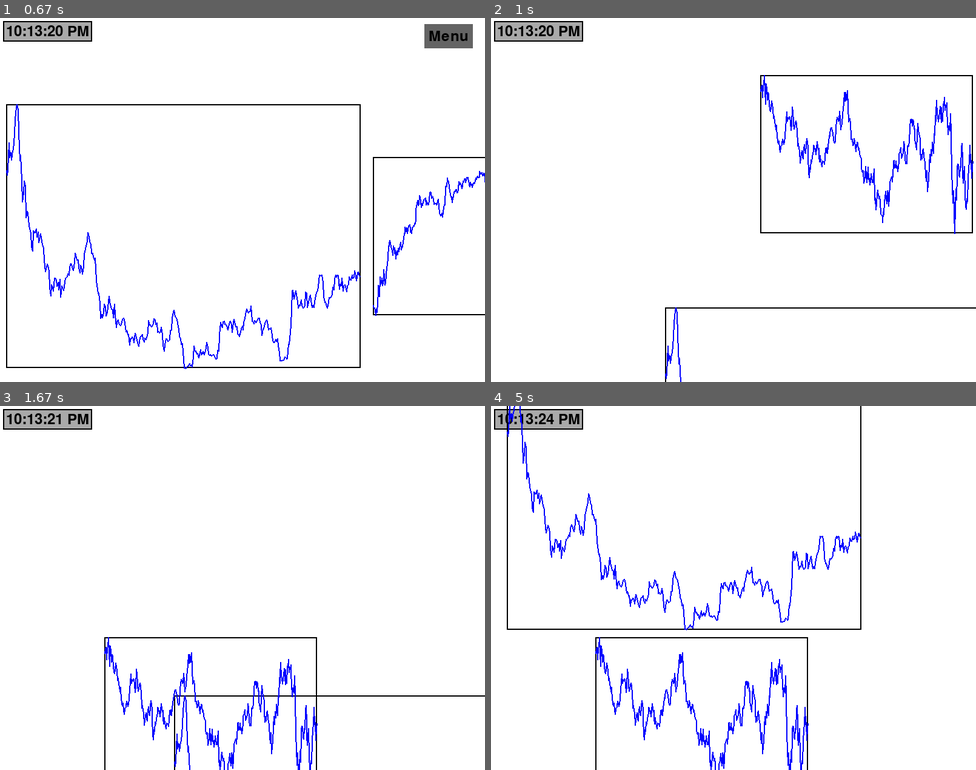
Above: before the commit, frames 1-4 (two rows, left to right).
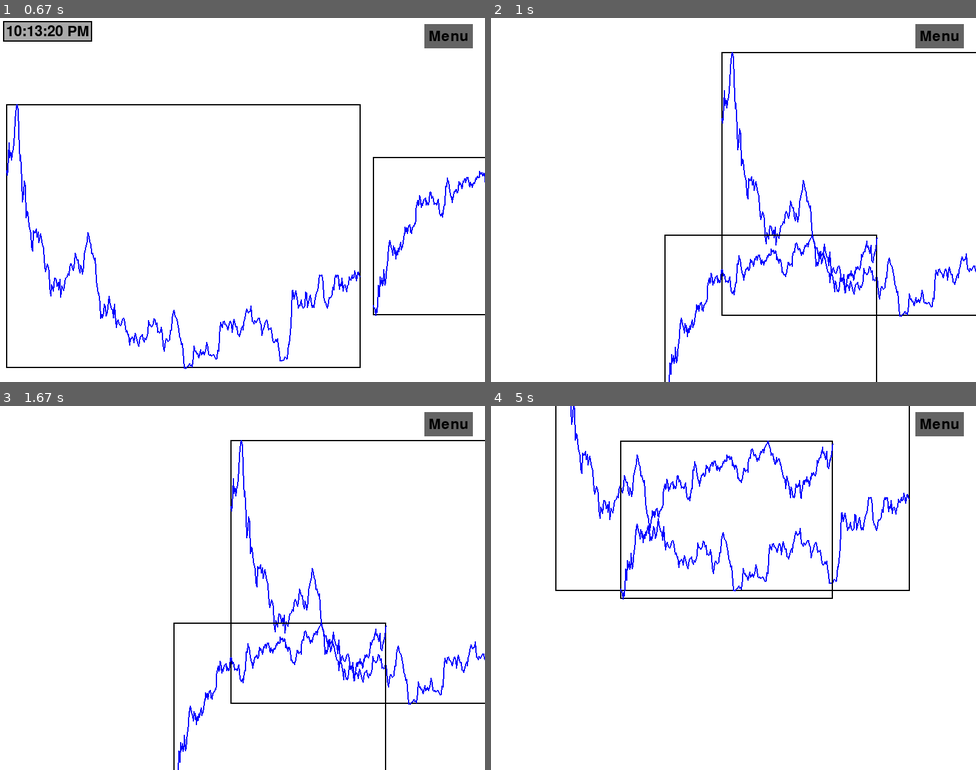
Above: after the commit, the same moments.

Repository: lordyabu/stockgame
Game: pygame game, started from main.py
The game is run twice, just before and just after one commit, with the same random seed, the same clock (stepped at 60 frames per second) and the same inputs.
Inputs (mouse positions are in pixels of both pictures, inside the frame that each line leads up to):
- Up to frame 1 (0.67 s): tap Enter at 0.33 s
- Up to frame 2 (1 s): press the mouse at (946, 134) at 0.7 s; move the mouse to (830, 214) at 0.8 s; release the mouse at (709, 294) at 0.93 s
- Up to frame 3 (1.67 s): press the mouse at (446, 424) at 1.03 s; move the mouse to (358, 449) at 1.13 s; release the mouse at (266, 478) at 1.27 s; press the mouse at (455, 489) at 1.37 s; move the mouse to (373, 577) at 1.47 s; release the mouse at (291, 664) at 1.6 s
- Up to frame 4 (5 s): press the mouse at (772, 693) at 1.7 s; move the mouse to (791, 588) at 1.8 s; release the mouse at (820, 486) at 1.93 s; press the mouse at (772, 693) at 2.03 s; move the mouse to (772, 653) at 2.13 s; release the mouse at (772, 609) at 2.27 s; press the mouse at (772, 617) at 2.37 s; move the mouse to (772, 551) at 2.47 s; release the mouse at (777, 486) at 2.6 s; press the mouse at (777, 486) at 2.7 s; move the mouse to (791, 522) at 2.8 s; release the mouse at (801, 558) at 2.93 s; press the mouse at (883, 486) at 3.03 s; move the mouse to (811, 595) at 3.13 s; release the mouse at (743, 704) at 3.27 s; press the mouse at (811, 642) at 3.37 s; move the mouse to (723, 551) at 3.47 s; release the mouse at (641, 464) at 3.6 s; press the mouse at (665, 507) at 3.7 s; move the mouse to (733, 609) at 3.8 s; release the mouse at (806, 715) at 3.93 s; press the mouse at (777, 486) at 4.03 s; move the mouse to (811, 595) at 4.13 s; release the mouse at (840, 704) at 4.27 s; press the mouse at (840, 693) at 4.37 s; move the mouse to (806, 580) at 4.47 s; release the mouse at (772, 471) at 4.6 s; press the mouse at (840, 693) at 4.7 s; move the mouse to (782, 602) at 4.8 s; release the mouse at (723, 511) at 4.93 s

Frame 1 is identical in both runs. In frame 2, 6.3% of the frame differs, in the area x 0-100%, y 0-100%; in frame 3, 6.0%; in frame 4, 7.7%, in the area x 0-98%, y 0-100%.

Commit message:
Base table and slider working

Diff:
--- /dev/null
+++ b/analysis/slider.py
@@ -0,0 +1,87 @@
+import pygame
+from utils.observer_pattern import Observable
+from core.graph import Graph
+
+class Slider(Observable):
+    def __init__(self, x, y, width, min_value, max_value):
+        super().__init__()
+        self.x = x
+        self.y = y
+        self.width = width
+        self.height = 20
+        self.min_value = min_value
+        self.max_value = max_value
+        self.current_value = self.min_value
+        self.handle_width = self.width * 0.05
+        self.handle_color = (0, 128, 255)  # Blue
+        self.track_color = (200, 200, 200)  # Grey
+
+        # Additional attribute to check if the handle is being dragged
+        self.dragging = False
+
+    def display(self, screen):
+        pygame.draw.rect(screen, self.track_color, (self.x, self.y, self.width, self.height))
+        handle_x = self.x + (self.current_value - self.min_value) / (self.max_value - self.min_value) * (
+                    self.width - self.handle_width)
+        pygame.draw.rect(screen, self.handle_color, (handle_x, self.y, self.handle_width, self.height))
+
+    def handle_events(self, event):
+        handle_x = self.x + (self.current_value - self.min_value) / (self.max_value - self.min_value) * (
+                self.width - self.handle_width)
+        if event.type == pygame.MOUSEBUTTONDOWN:
+            if event.button == 1:
+                # Check if the click is within the handle's boundaries
+                if handle_x <= event.pos[0] <= handle_x + self.handle_width and self.y <= event.pos[
+                    1] <= self.y + self.height:
+                    self.dragging = True
+        elif event.type == pygame.MOUSEBUTTONUP:
+            if event.button == 1:
+                self.dragging = False
+        elif event.type == pygame.MOUSEMOTION:
+            if self.dragging:
+                rel_x = event.pos[0] - self.x
+                self.current_value = (rel_x / self.width) * (self.max_value - self.min_value) + self.min_value
+                self.current_value = max(min(self.current_value, self.max_value), self.min_value)
+
+                # Notify observers about the change
+                self.notify_observers(self.current_value)
+
+
+
+
+# Colors
+WHITE = (255, 255, 255)
+
+# Screen dimensions
+WIDTH, HEIGHT = 800, 600
+
+if __name__ == "__main__":
+    pygame.init()
+
+    screen = pygame.display.set_mode((WIDTH, HEIGHT))
+    pygame.display.set_caption('Graph Test')
+
+
+    # Instantiate graph and make it observe the slider
+    test_graph = Graph(data_file='./data/PriceDay.csv')  # Replace with the correct path if needed
+    if test_graph.df is not None:
+        slider_max_value = len(test_graph.df) - 1
+    else:
+        slider_max_value = 100  # Default value if the DataFrame is not available.
+
+    slider = Slider(100, 550, 400, 0, slider_max_value)
+    slider.add_observer(test_graph)
+
+    running = True
+    while running:
+        for event in pygame.event.get():
+            if event.type == pygame.QUIT:
+                running = False
+            slider.handle_events(event)
+
+        screen.fill(WHITE)
+        test_graph.display(screen)
+        slider.display(screen)  # Ensure you're drawing the slider
+        pygame.display.flip()
+
+    pygame.quit()
--- /dev/null
+++ b/analysis/table.py
@@ -0,0 +1,72 @@
+import pygame
+from utils.observer_pattern import Observable, Observer
+from core.graph import Graph
+from analysis.slider import Slider
+
+# Colors
+WHITE = (255, 255, 255)
+
+# Screen dimensions
+WIDTH, HEIGHT = 800, 600
+
+class DataTable(Observer):
+    def __init__(self, x, y, df, font):
+        self.x = x
+        self.y = y
+        self.df = df
+        self.font = font
+        self.current_price = None
+
+    def set_row(self, index):
+        if 0 <= index < len(self.df):
+            self.current_price = self.df['Price'].iloc[index]
+
+    def display(self, screen):
+        if self.current_price is not None:
+            text = self.font.render(f"Price: {self.current_price}", True, (0, 0, 0))
+            screen.blit(text, (self.x, self.y))
+
+    def handle_events(self, event):
+        # Handle scrolling, row selection, etc.
+        pass
+
+    def update(self, value):
+        # Set the row to display based on the slider's value.
+        self.set_row(int(value))
+
+
+if __name__ == "__main__":
+    pygame.init()
+    pygame.font.init()
+
+    screen = pygame.display.set_mode((WIDTH, HEIGHT))
+    pygame.display.set_caption('Interactive Data Visualization')
+
+    # Graph instance
+    test_graph = Graph(data_file='./data/PriceDay.csv')
+
+    # Slider instance
+    test_slider = Slider(x=50, y=500, width=700, min_value=0, max_value=len(test_graph.df) - 1)
+
+    # DataTable instance
+    font = pygame.font.SysFont(None, 24)
+    data_table = DataTable(x=650, y=50, df=test_graph.df, font=font)
+
+    # Add the DataTable and Graph as observers of the slider
+    test_slider.add_observer(test_graph)
+    test_slider.add_observer(data_table)
+
+    running = True
+    while running:
+        for event in pygame.event.get():
+            if event.type == pygame.QUIT:
+                running = False
+            test_slider.handle_events(event)
+
+        screen.fill(WHITE)
+        test_graph.display(screen)
+        test_slider.display(screen)
+        data_table.display(screen)
+        pygame.display.flip()
+
+    pygame.quit()
--- a/core/graph.py
+++ b/core/graph.py
@@ -1,6 +1,7 @@
 import pygame
 import pandas as pd
 from core.clock import Clock
+from utils.observer_pattern import Observer
 # Colors
 WHITE = (255, 255, 255)
 
@@ -8,7 +9,7 @@
 WIDTH, HEIGHT = 800, 600
 
 
-class Graph:
+class Graph(Observer):
     """
     A class for plotting and displaying graphs on a Pygame screen.
 
@@ -76,13 +77,24 @@
 
         self.rect = pygame.Rect(self.x - 5, self.y - 5, self.width + 10, self.height + 10)
 
-    def display(self, screen):
+
+
+        self.current_time_highlight = None  # New attribute to hold the current time from the slider.
+        self.point_radius = 5  # Size of the point to display on the graph for the current time.
+
+        self.highlight_index = None
+
+    def set_highlight_index(self, index):
         """
-        Display the graph on the Pygame screen.
+        Set the index to be highlighted.
 
         Args:
-            screen (pygame.Surface): The Pygame surface where the graph will be displayed.
+            index (int): The index to be highlighted.
         """
+        self.highlight_index = index
+
+    def display(self, screen):
+        # Draw the rectangle boundary of the graph
         pygame.draw.rect(screen, (0, 0, 0), (self.x, self.y, self.width, self.height), 2)
 
         # Plot data if df exists
@@ -105,6 +117,16 @@
                 prev_x_pos = x_pos
                 prev_y_pos = y_pos
 
+            # Add the code to display a point for the highlighted index
+            if self.highlight_index is not None and 0 <= self.highlight_index < len(self.df):
+                x_pos = self.x + (self.width / len(self.df) * self.highlight_index)
+                price = self.df['Price'].iloc[self.highlight_index]
+                price_normalized = (price - min_price) / (max_price - min_price)
+                y_pos = self.y + self.height - (self.height * price_normalized)
+
+                pygame.draw.circle(screen, (255, 0, 0), (int(x_pos), int(y_pos)),
+                                   self.point_radius)  # Drawing a red dot
+
         self.rect = pygame.Rect(self.x - 5, self.y - 5, self.width + 10, self.height + 10)
 
     def update_position(self, dx, dy):
@@ -117,6 +139,14 @@
         """
         self.x += dx
         self.y += dy
+
+    def update(self, value):
+        """Called when the slider's value changes."""
+        # Update the highlight index based on the received value.
+        if self.df is not None:
+            self.highlight_index = int(value)
+            # Ensure the value is within the dataframe's bounds.
+            self.highlight_index = max(0, min(len(self.df) - 1, self.highlight_index))
 
     def serialize(self):
         """
@@ -136,22 +166,26 @@
         }
 
 
+# Colors
+WHITE = (255, 255, 255)
+
+# Screen dimensions
+WIDTH, HEIGHT = 800, 600
+
+# ... [Your Graph class goes here] ...
+
 if __name__ == "__main__":
     pygame.init()
 
-    # Initialize the Clock and Graph objects
-    clock_instance = Clock(10, 10, text_color="black", border_color="black", bg_color="darkGray")
-    main_graph = Graph(is_main=True, is_live=False, data_file='../data/PriceDay.csv', size_multiplier=1.5)
+    screen = pygame.display.set_mode((WIDTH, HEIGHT))
+    pygame.display.set_caption('Graph Test')
 
-    # Create side (auxiliary) graphs; this will adjust the global HEIGHT as necessary
-    side_graph1 = Graph(is_main=False, is_live=False, data_file='../data/PriceDay2.csv', size_multiplier=.9)
-    side_graph2 = Graph(is_main=False, is_live=False, data_file='../data/PriceDay3.csv', size_multiplier=.9)
+    # Try with an absolute path to the CSV if the relative path doesn't work.
+    test_graph = Graph(data_file='./data/PriceDay.csv')  # Replace with the correct path if needed
 
-    # Now, initialize the Pygame screen with possibly adjusted WIDTH and HEIGHT
-    screen = pygame.display.set_mode((WIDTH, HEIGHT))
-    pygame.display.set_caption('StockGame with Graph')
+    test_graph.set_highlight_index(2)
 
-    # Main loop for rendering
+
     running = True
     while running:
         for event in pygame.event.get():
@@ -159,11 +193,7 @@
                 running = False
 
         screen.fill(WHITE)
-        clock_instance.display(screen)
-        main_graph.display(screen)
-        side_graph1.display(screen)
-        side_graph2.display(screen)
-
+        test_graph.display(screen)
         pygame.display.flip()
 
     pygame.quit()
--- a/main.py
+++ b/main.py
@@ -10,7 +10,7 @@
 pygame.init()
 GLOBAL_LOCK = False
 WHITE = (255, 255, 255)
-
+WIDTH, HEIGHT = 800, 600
 # Initial window dimensions
 screen = pygame.display.set_mode((800, 600), pygame.RESIZABLE)
 pygame.display.set_caption("Resizable Window with Clock and Graphs")
@@ -91,10 +91,19 @@
             func = getattr(dragged_object, funcs.get(event.key, None), None)
             if func:
                 func()
+        elif event.type == pygame.KEYDOWN:
+            if event.key == pygame.K_t:
+                main_graph.set_current_time('SomeTimeStampFromYourData')  # Replace 'SomeTimeStampFromYourData' with a valid timestamp from your data
+
 
     screen.fill(WHITE)
+    # Draw projections first
     for proj in projections:
-        proj.display(screen)
+        if not isinstance(proj, (Menu, MenuButton)):  # Not drawing Menu and MenuButton yet
+            proj.display(screen)
+    menu_button.display(screen)
+    menu.display(screen)
+
     pygame.display.flip()
 
 pygame.quit()
--- a/presets/preset.json
+++ b/presets/preset.json
@@ -1 +1 @@
-[{"type": "Clock", "x": 10, "y": 10, "width": 100, "height": 50}, {"type": "Graph", "x": 287, "y": 477.5, "width": 585.0, "height": 435.0, "data_file": "./data/PriceDay.csv", "size_multiplier": 1.5}, {"type": "Graph", "x": 809.0, "y": 95.5, "width": 351.0, "height": 261.0, "data_file": "./data/PriceDay2.csv", "size_multiplier": 0.9}, {"type": "Graph", "x": 444.0, "y": 94.5, "width": 351.0, "height": 261.0, "data_file": "./data/PriceDay3.csv", "size_multiplier": 0.9}, {"type": "MenuButton", "x": 1266, "y": 66, "width": 80, "height": 40, "text": "Menu"}, {"type": "Menu", "x": 1266, "y": 106, "is_active": true, "children": [{"type": "SwitchButton", "x": 1276, "y": 116, "width": 80, "height": 40, "is_on": false, "text_on": "Locked", "text_off": "Unlocked"}, {"type": "MenuButton", "x": 1276, "y": 166, "width": 80, "height": 40, "text": "Save"}, {"type": "MenuButton", "x": 1276, "y": 216, "width": 80, "height": 40, "text": "Load"}]}]
+[{"type": "Clock", "x": 1124, "y": 566, "width": 100, "height": 50}, {"type": "Graph", "x": 380, "y": 56.5, "width": 585.0, "height": 435.0, "data_file": "./data/PriceDay.csv", "size_multiplier": 1.5}, {"type": "Graph", "x": 286.0, "y": 357.5, "width": 351.0, "height": 261.0, "data_file": "./data/PriceDay2.csv", "size_multiplier": 0.9}, {"type": "Graph", "x": 1179.0, "y": 92.5, "width": 351.0, "height": 261.0, "data_file": "./data/PriceDay3.csv", "size_multiplier": 0.9}, {"type": "MenuButton", "x": 700, "y": 10, "width": 80, "height": 40, "text": "Menu"}, {"type": "Menu", "x": 700, "y": 60, "is_active": true, "children": [{"type": "SwitchButton", "x": 710, "y": 70, "width": 80, "height": 40, "is_on": false, "text_on": "Locked", "text_off": "Unlocked"}, {"type": "MenuButton", "x": 710, "y": 120, "width": 80, "height": 40, "text": "Save"}, {"type": "MenuButton", "x": 710, "y": 170, "width": 80, "height": 40, "text": "Load"}]}]
--- /dev/null
+++ b/utils/observer_pattern.py
@@ -0,0 +1,20 @@
+class Observer:
+    def update(self, value):
+        pass
+
+
+
+class Observable:
+    def __init__(self):
+        self._observers = []
+
+    def add_observer(self, observer):
+        if observer not in self._observers:
+            self._observers.append(observer)
+
+    def remove_observer(self, observer):
+        self._observers.remove(observer)
+
+    def notify_observers(self, value):
+        for observer in self._observers:
+            observer.update(value)
